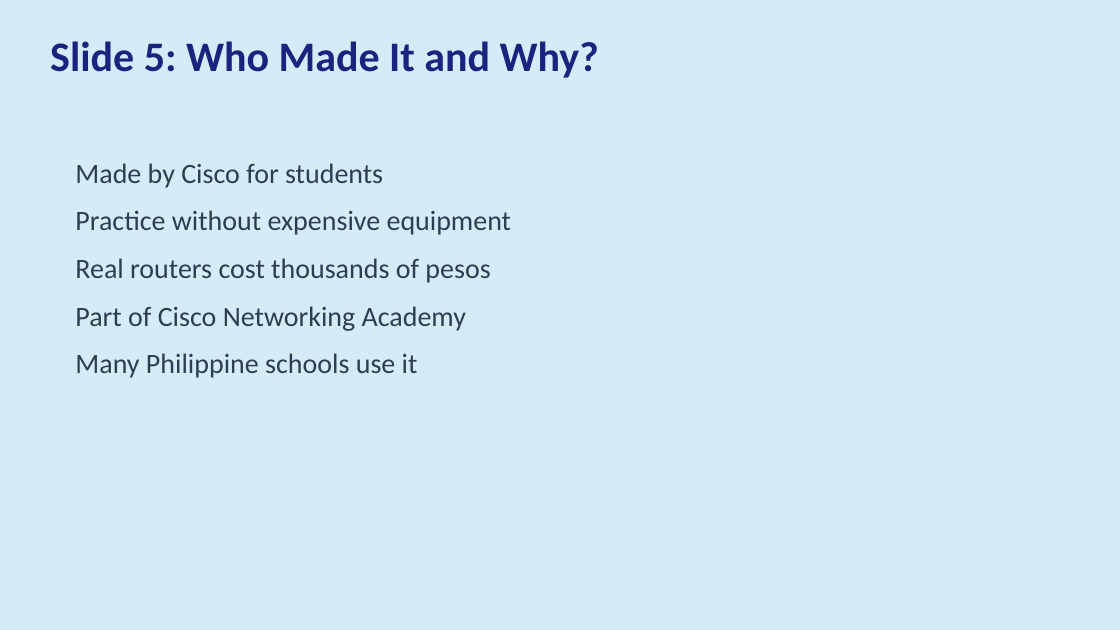
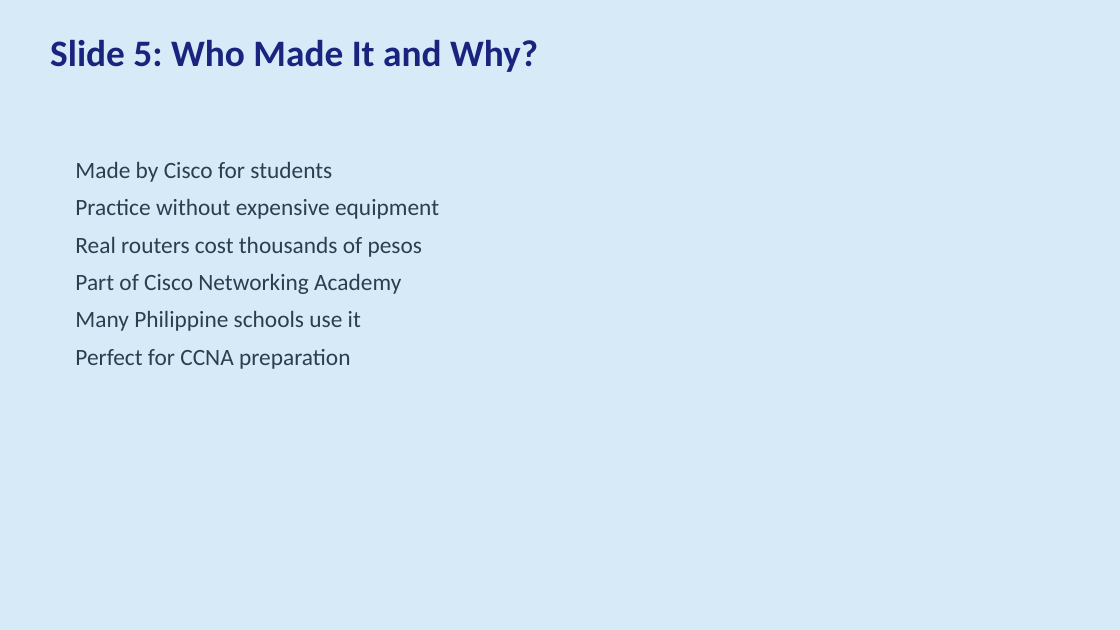
Before and after one commit to lavagunzspray520/Cisco-Packet-Tracer-Project-VIdeo2, a slide deck: slide 5 of webinar/Cisco_Packet_Tracer_Presentation.pptx. Drawn at 1120x630 pixels with LibreOffice and Linux fonts; fonts in the diff are those of the drawing. Boxes give left, top, right and bottom in pixels: in the first picture for what was removed or moved away, otherwise in the second. Text is boxed around its words. In the diff, an @@ line names an element or a change of style, - is before the commit and + after.

```diff
--- a/webinar/Cisco_Packet_Tracer_Presentation.pptx
+++ b/webinar/Cisco_Packet_Tracer_Presentation.pptx
@@ text "Slide 5: Who Made It ..." at (50, 39, 538, 72): size 36 to 32 pt @@
@@ text at (75, 162, 439, 331): size 24 to 20 pt in "Made by Cisco for students", "Practice without expensive equipment", "Real routers cost thousands of pesos", "Part of Cisco Networking Academy" and 1 more places; less space between paragraphs @@
@@ text at (75, 349, 350, 369): paragraph added @@
+Perfect for CCNA preparation
```
Also in this commit, not shown: 9 other slides changed, 50 slides added, 30 slides removed, 2 other files.
